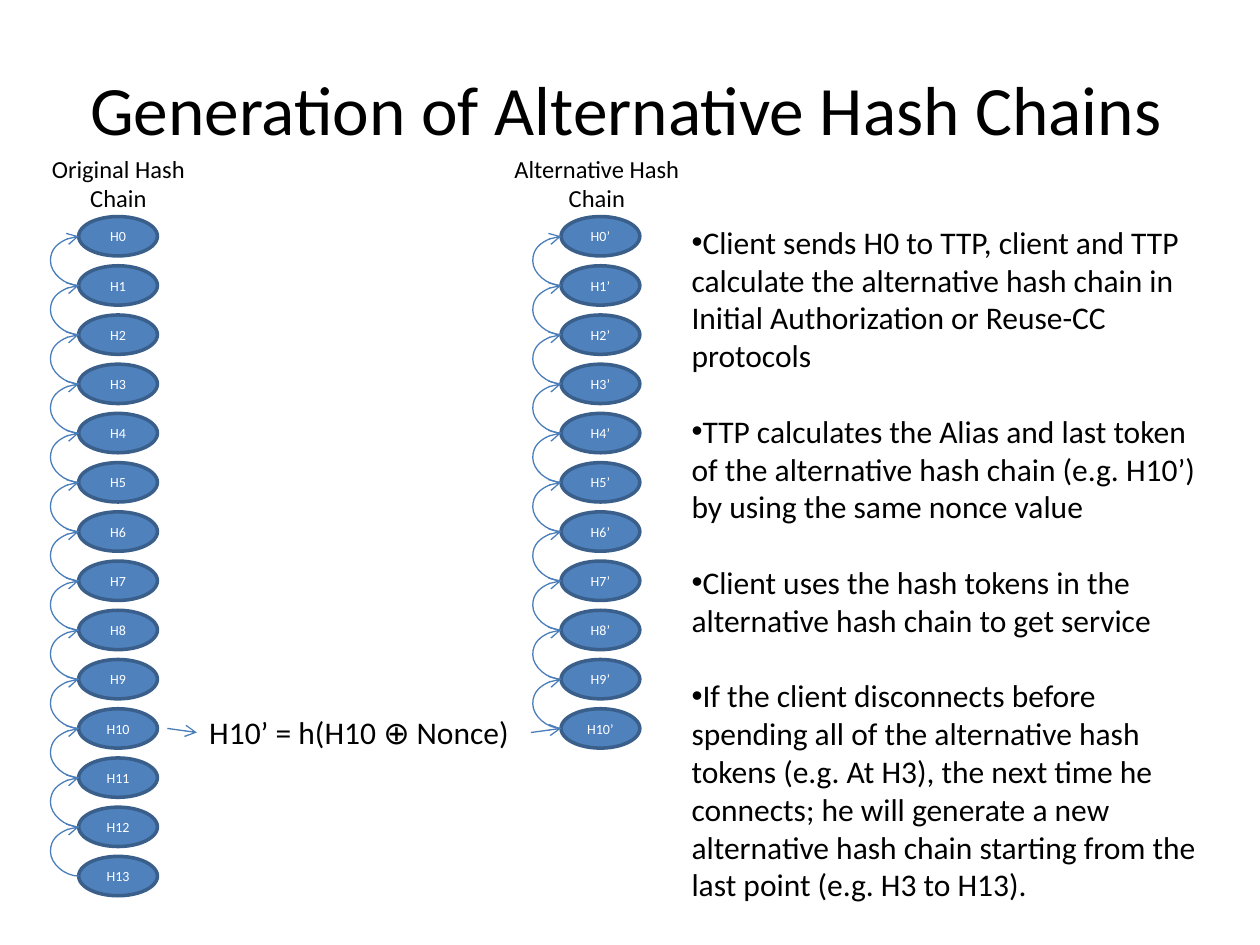
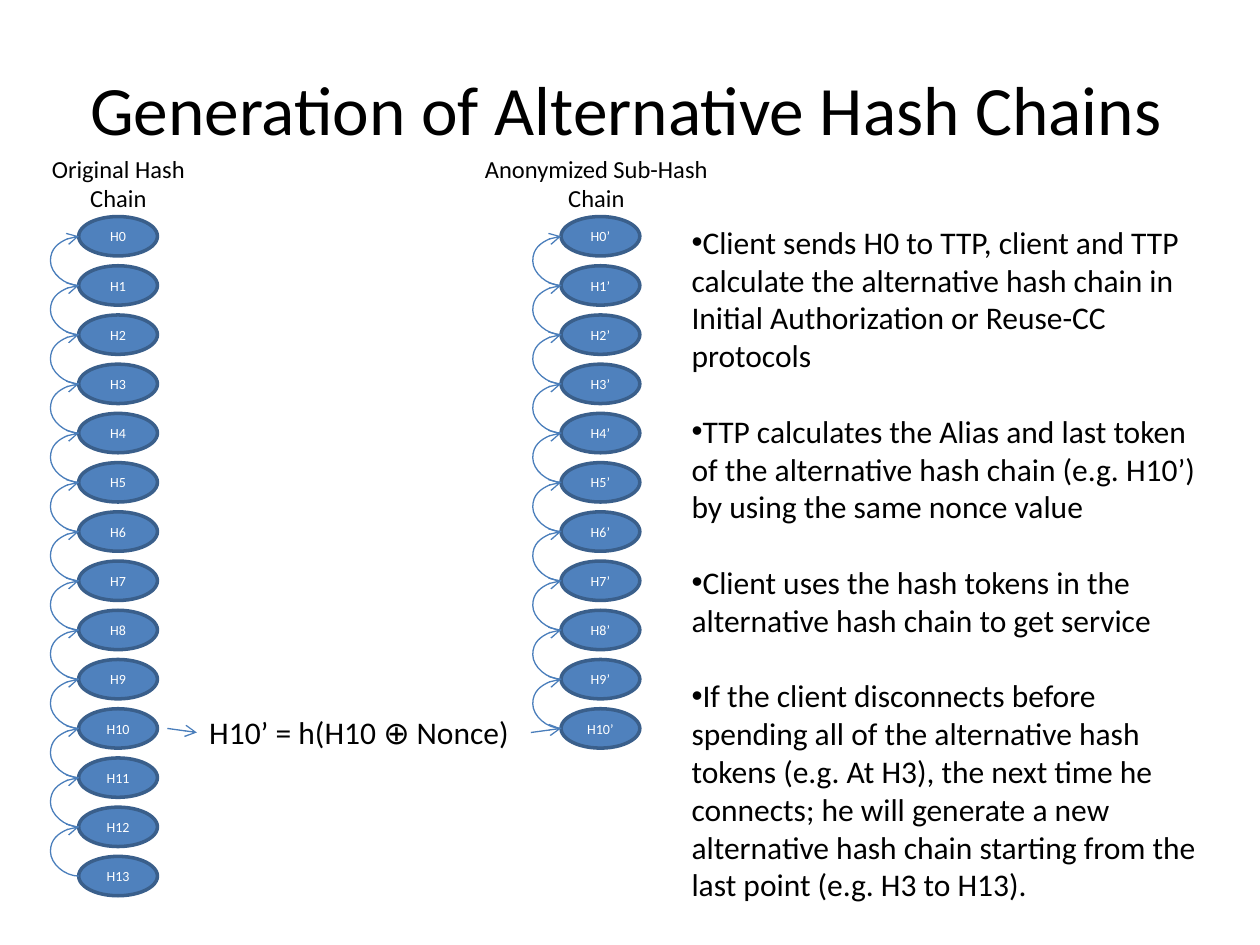
Before and after one commit to canleloglu/worddoc, a slide deck: slide 3 of Usage of Hash Chains.pptx. Drawn at 1260x945 pixels with LibreOffice and Linux fonts; fonts in the diff are those of the drawing. Boxes give left, top, right and bottom in pixels: in the first picture for what was removed or moved away, otherwise in the second. Text is boxed around its words. In the diff, an @@ line names an element or a change of style, - is before the commit and + after.

Commit message:
usage hc

```diff
--- a/Usage of Hash Chains.pptx
+++ b/Usage of Hash Chains.pptx
@@ text "Anonymized Sub-Hash" moved from (x1=514, y1=161, x2=679, y2=207) to (x1=485, y1=161, x2=707, y2=207) @@
@@ text at (x1=485, y1=161, x2=707, y2=182): text changed @@
-Alternative Hash
+Anonymized Sub-Hash
```
